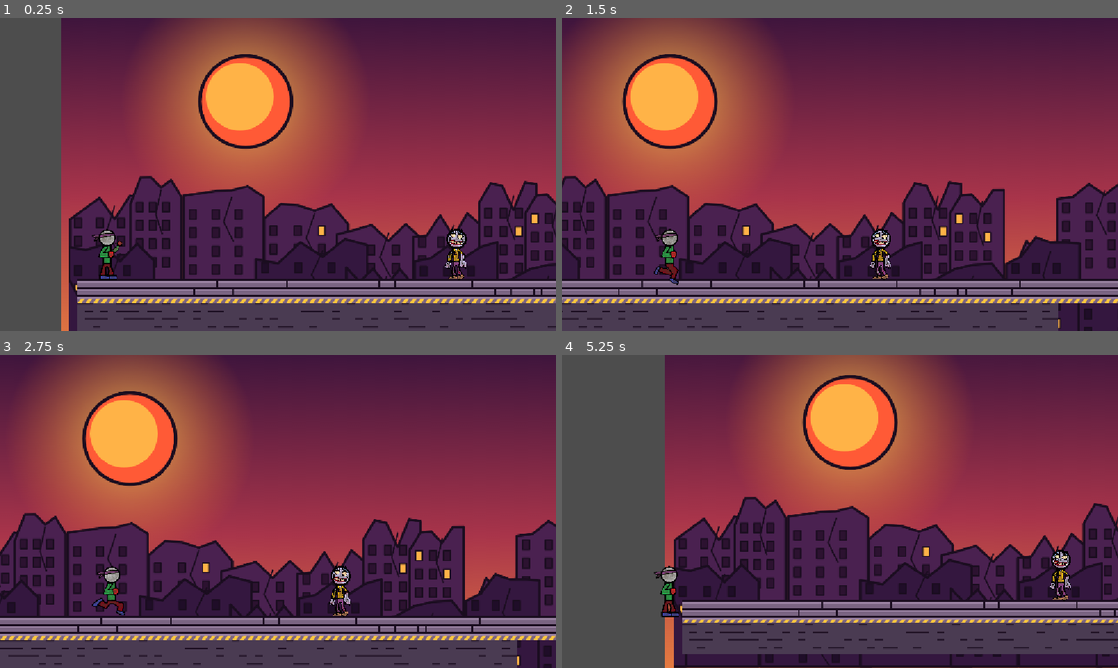
Above: before the commit, frames 1-4 (two rows, left to right).
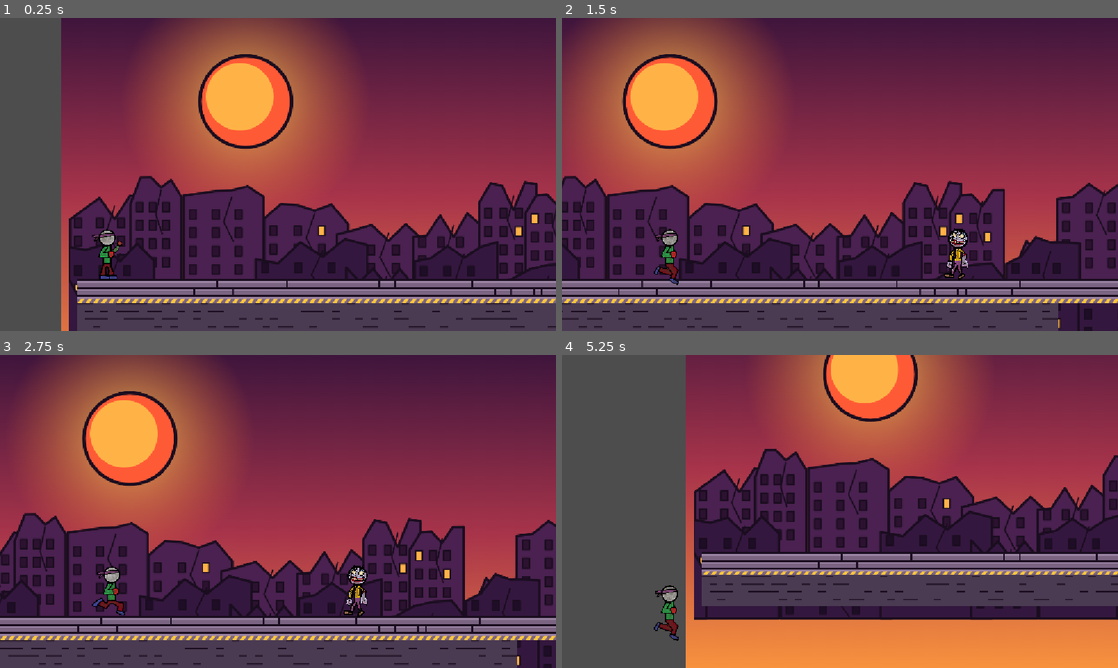
Above: after the commit, the same moments.

Repository: CodingFox007/ByteJam2026
Game: Godot game, scene res://Scenes/level_1.tscn
Same seed, same stepped clock (60 frames per second), same inputs: the game is played once before the commit and once after it.
Inputs:
- Up to frame 1 (0.25 s): no input
- Up to frame 2 (1.5 s): tap Enter (ui_accept) at 0.5, 0.77 s; hold Right (ui_right) from 0.53 s (still down)
- Up to frame 3 (2.75 s): tap Enter (ui_accept) at 1.52 s; release Right (ui_right) at 2.03 s; hold Left (ui_left) from 2.03 s (still down)
- Up to frame 4 (5.25 s): release Left (ui_left) at 2.78 s; hold Right (ui_right) 2.78-4.28 s; tap Enter (ui_accept) at 3.02, 3.77, 4.52 s; hold Left (ui_left) 4.28-5.03 s; hold Right (ui_right) from 5.03 s (still down)

The runs differ from the first frame. In frame 1, 0.4% of the frame differs, in the area x 80-84%, y 67-84%; in frame 2, 0.8%; in frame 3, 0.8%; in frame 4, 69%, in the area x 16-100%, y 0-100%.

Commit message:
Zombie wants you now

Diff:
--- a/byte-jam-26/Scenes/enemy.tscn
+++ b/byte-jam-26/Scenes/enemy.tscn
@@ -3,6 +3,14 @@
 [ext_resource type="Texture2D" uid="uid://b1gwr5h2erv8j" path="res://Assets/AssetsSpritesheetV3.png" id="1_hghv2"]
 [ext_resource type="Script" uid="uid://jjfil1a0hatt" path="res://Scripts/zombie_hitbox.gd" id="2_1f0kj"]
 [ext_resource type="Script" uid="uid://7j0ipkli6c8g" path="res://Scripts/zombie.gd" id="2_afpow"]
+
+[sub_resource type="AtlasTexture" id="AtlasTexture_ghaa6"]
+atlas = ExtResource("1_hghv2")
+region = Rect2(3400, 0, 85, 159)
+
+[sub_resource type="AtlasTexture" id="AtlasTexture_1dp5w"]
+atlas = ExtResource("1_hghv2")
+region = Rect2(1134, 501, 126, 167)
 
 [sub_resource type="AtlasTexture" id="AtlasTexture_afpow"]
 atlas = ExtResource("1_hghv2")
@@ -19,6 +27,17 @@
 [sub_resource type="SpriteFrames" id="SpriteFrames_wwb70"]
 animations = [{
 "frames": [{
+"duration": 50.0,
+"texture": SubResource("AtlasTexture_ghaa6")
+}, {
+"duration": 5.5,
+"texture": SubResource("AtlasTexture_1dp5w")
+}],
+"loop": 1,
+"name": &"zombieIdle",
+"speed": 10.0
+}, {
+"frames": [{
 "duration": 1.0,
 "texture": SubResource("AtlasTexture_afpow")
 }, {
@@ -29,7 +48,7 @@
 "texture": SubResource("AtlasTexture_0830c")
 }],
 "loop": 1,
-"name": &"default",
+"name": &"zombieWalking",
 "speed": 5.0
 }]
 
@@ -38,7 +57,10 @@
 height = 146.99028
 
 [sub_resource type="RectangleShape2D" id="RectangleShape2D_boc63"]
-size = Vector2(133.14487, 43.820263)
+size = Vector2(160.05713, 74.18391)
+
+[sub_resource type="RectangleShape2D" id="RectangleShape2D_8wb0i"]
+size = Vector2(3899.4448, 739.9624)
 
 [node name="Node2D" type="Node2D" unique_id=1441788404]
 
@@ -49,29 +71,42 @@
 script = ExtResource("2_afpow")
 
 [node name="AnimatedSprite2D" type="AnimatedSprite2D" parent="zombie" unique_id=848464868]
+position = Vector2(0.57660043, -0.6900778)
+scale = Vector2(1.0186942, 1)
 sprite_frames = SubResource("SpriteFrames_wwb70")
-frame_progress = 0.32456604
+animation = &"zombieWalking"
 
 [node name="CollisionShape2D" type="CollisionShape2D" parent="zombie" unique_id=1382609662]
 position = Vector2(6.242339, -10.351235)
 scale = Vector2(0.9999999, 0.9999998)
 shape = SubResource("CapsuleShape2D_boc63")
 
-[node name="zombieHitbox" type="Area2D" parent="." unique_id=2132095386]
-position = Vector2(-8.761061, 12.041508)
-scale = Vector2(0.70599794, 0.7245508)
+[node name="zombieHitbox" type="Area2D" parent="zombie" unique_id=2132095386]
+position = Vector2(-8.999999, -2.0129547)
+scale = Vector2(0.9999999, 0.9999999)
 collision_mask = 2
 script = ExtResource("2_1f0kj")
 
-[node name="Timer" type="Timer" parent="zombieHitbox" unique_id=327397009]
+[node name="Timer" type="Timer" parent="zombie/zombieHitbox" unique_id=327397009]
 wait_time = 0.473
 one_shot = true
 
-[node name="ZombieAttackBox" type="CollisionShape2D" parent="zombieHitbox" unique_id=1318404829]
-position = Vector2(15.24234, 38.414825)
+[node name="ZombieAttackBox" type="CollisionShape2D" parent="zombie/zombieHitbox" unique_id=1318404829]
+position = Vector2(12.40947, 13.744368)
 scale = Vector2(1, 0.9999999)
 shape = SubResource("RectangleShape2D_boc63")
 debug_color = Color(0.99827844, 0.03304277, 9.62615e-07, 0.42)
 
-[connection signal="body_entered" from="zombieHitbox" to="zombieHitbox" method="_on_body_entered"]
-[connection signal="timeout" from="zombieHitbox/Timer" to="zombieHitbox" method="_on_timer_timeout"]
+[node name="ZombieAttentionRange" type="Area2D" parent="zombie" unique_id=266925358]
+collision_mask = 3
+
+[node name="CollisionShape2D" type="CollisionShape2D" parent="zombie/ZombieAttentionRange" unique_id=1220704332]
+visible = false
+position = Vector2(618.85034, -10.351234)
+scale = Vector2(0.9999999, 0.9999999)
+shape = SubResource("RectangleShape2D_8wb0i")
+
+[connection signal="body_entered" from="zombie/zombieHitbox" to="zombie/zombieHitbox" method="_on_body_entered"]
+[connection signal="timeout" from="zombie/zombieHitbox/Timer" to="zombie/zombieHitbox" method="_on_timer_timeout"]
+[connection signal="body_entered" from="zombie/ZombieAttentionRange" to="zombie" method="_on_zombie_attention_range_body_entered"]
+[connection signal="body_exited" from="zombie/ZombieAttentionRange" to="zombie" method="_on_zombie_attention_range_body_exited"]
--- a/byte-jam-26/Scenes/level_1.tscn
+++ b/byte-jam-26/Scenes/level_1.tscn
@@ -1648,4 +1648,4 @@
 shape = SubResource("WorldBoundaryShape2D_wrinw")
 
 [node name="Node2D" parent="BottomOfMap" unique_id=1441788404 instance=ExtResource("9_wrinw")]
-position = Vector2(784, 488)
+position = Vector2(1037, 494)
--- a/byte-jam-26/Scenes/player.tscn
+++ b/byte-jam-26/Scenes/player.tscn
@@ -7,7 +7,7 @@
 radius = 24.0
 height = 94.0
 
-[node name="Player" type="CharacterBody2D" unique_id=1882964120]
+[node name="Player" type="CharacterBody2D" unique_id=1882964120 groups=["player"]]
 position = Vector2(-18, -431)
 collision_layer = 2
 collision_mask = 3
--- a/byte-jam-26/Scripts/zombie.gd
+++ b/byte-jam-26/Scripts/zombie.gd
@@ -1,15 +1,48 @@
 
 extends CharacterBody2D
 
-# Gravity strength
+# Zombie settings
 @export var gravity: float = 980.0
+@export var speed: float = 100.0
+
+var player: Node2D = null
+
+@onready var animated_sprite: AnimatedSprite2D = $AnimatedSprite2D
 
 func _physics_process(delta: float) -> void:
-	# Apply gravity when the zombie is in the air
+	# Apply gravity
 	if not is_on_floor():
 		velocity.y += gravity * delta
 	else:
 		velocity.y = 0
 
+	# Follow player
+	if is_instance_valid(player):
+		var direction = sign(player.global_position.x - global_position.x)
+		velocity.x = direction * speed
+	else:
+		velocity.x = 0
+
 	# Apply movement and collisions
 	move_and_slide()
+
+	# Play animations
+	if abs(velocity.x) > 0.1:
+		animated_sprite.play("zombieWalking")
+
+		# Face the direction of movement
+		animated_sprite.flip_h = velocity.x > 0
+	else:
+		animated_sprite.play("zombieIdle")
+
+
+# Player enters attention range
+func _on_zombie_attention_range_body_entered(body: Node2D) -> void:
+	if body.is_in_group("player"):
+		player = body
+
+
+# Player leaves attention range
+func _on_zombie_attention_range_body_exited(body: Node2D) -> void:
+	if body == player:
+		player = null
